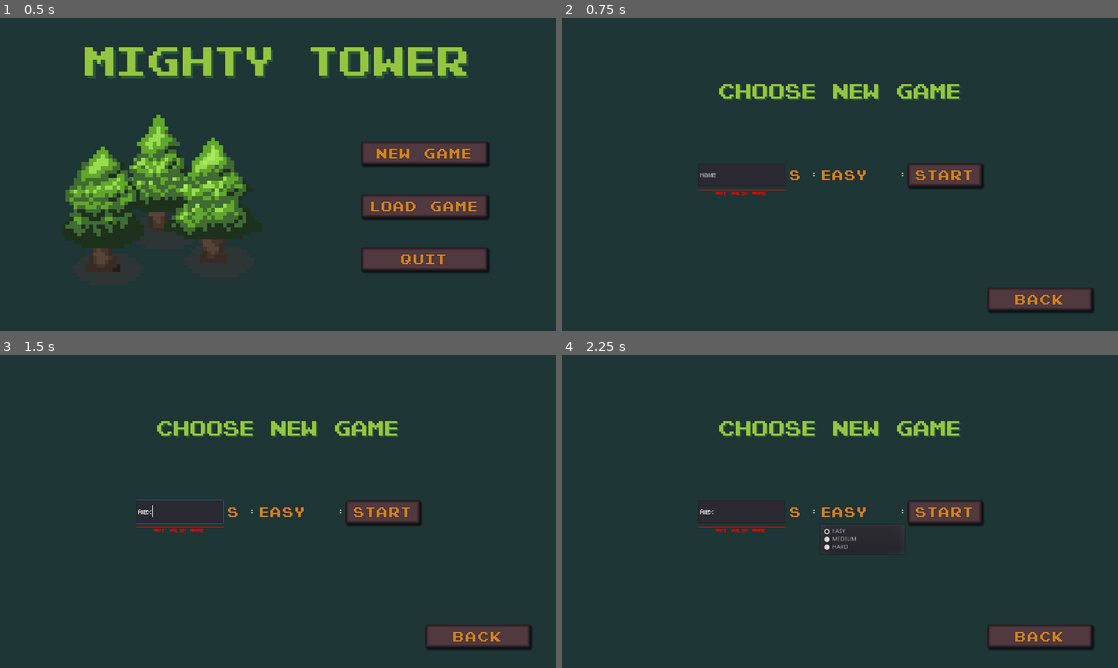
Above: before the commit, frames 1-4 (two rows, left to right).
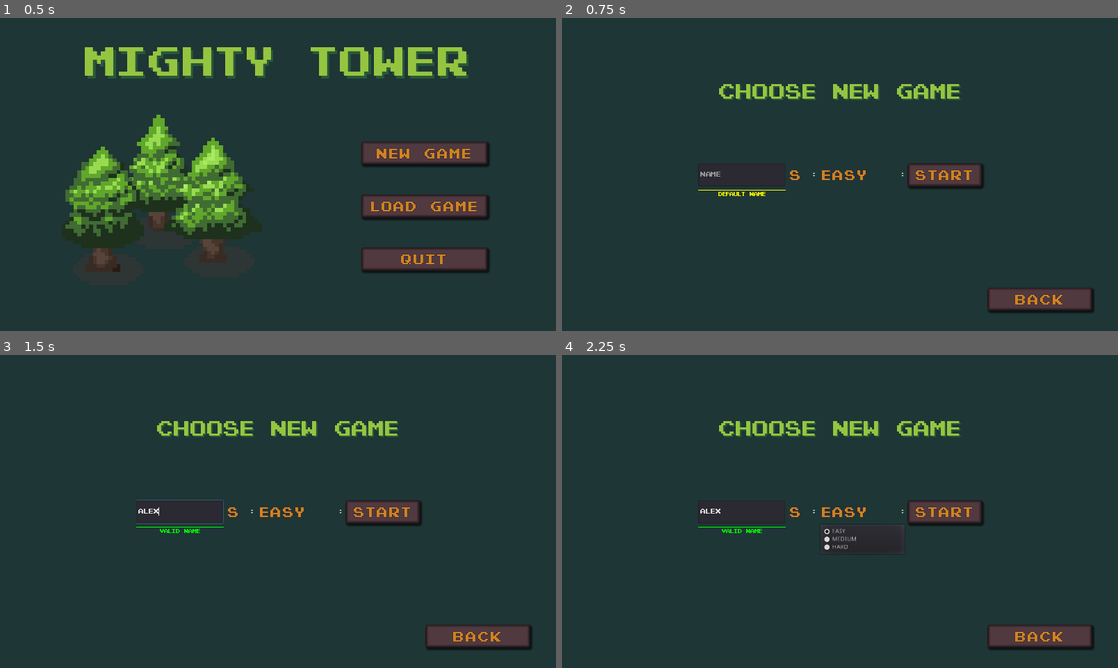
Above: after the commit, the same moments.

Repository: FilMer17/MightyTower
Game: Godot game, scene res://ui/menu/TitleMenu.tscn
The game is run twice, just before and just after one commit, with the same random seed, the same clock (stepped at 60 frames per second) and the same inputs. The engine's default icon, where the game draws it, is replaced by a stand-in: a white triangle on a blue panel in a dark square.
Inputs (mouse positions are in pixels of both pictures, inside the frame that each line leads up to):
- Up to frame 1 (0.5 s): no input
- Up to frame 2 (0.75 s): click "New Game" at 0.5 s
- Up to frame 3 (1.5 s): click (177, 511) at 1.27 s; type "Alex" at 1.35 s
- Up to frame 4 (2.25 s): click "EASY" at 2 s

Frame 1 is identical in both runs. In frame 2, 0.2% of the frame differs, in the area x 24-41%, y 49-57%; in frame 3, 0.2%, in the area x 24-41%, y 48-57%; in frame 4, 0.2%.

Commit message:
Design Menu new|load game menu + cube sprites buildings

Diff:
--- a/game/data/buildings/houses/SmallHouse.tscn
+++ b/game/data/buildings/houses/SmallHouse.tscn
@@ -2,7 +2,7 @@
 
 [ext_resource path="res://source/buildings/types/House.gd" type="Script" id=1]
 [ext_resource path="res://graphics/shader/BuildingHover.shader" type="Shader" id=2]
-[ext_resource path="res://graphics/buildings/residences/Wood.png" type="Texture" id=3]
+[ext_resource path="res://graphics/buildings/residences/Cube2.png" type="Texture" id=3]
 
 [sub_resource type="ShaderMaterial" id=1]
 shader = ExtResource( 2 )
@@ -39,6 +39,7 @@
 wait_time = 0.3
 
 [node name="Sprite" type="Sprite" parent="BuildingContainer"]
+self_modulate = Color( 0.639216, 0.407843, 0.270588, 1 )
 material = SubResource( 1 )
 texture = ExtResource( 3 )
 
--- a/game/data/buildings/makers/Fisherman.tscn
+++ b/game/data/buildings/makers/Fisherman.tscn
@@ -1,6 +1,6 @@
 [gd_scene load_steps=3 format=2]
 
-[ext_resource path="res://graphics/buildings/residences/Wood.png" type="Texture" id=1]
+[ext_resource path="res://graphics/buildings/residences/Cube2.png" type="Texture" id=1]
 [ext_resource path="res://source/buildings/types/Maker.gd" type="Script" id=2]
 
 [node name="Fisherman" type="StaticBody2D"]
@@ -28,6 +28,7 @@
 wait_time = 0.3
 
 [node name="Sprite" type="Sprite" parent="BuildingContainer"]
+modulate = Color( 0.796078, 0.454902, 0.670588, 1 )
 texture = ExtResource( 1 )
 
 [node name="GUIContainer" type="Node2D" parent="BuildingContainer"]
--- a/game/data/buildings/makers/StoneMaker.tscn
+++ b/game/data/buildings/makers/StoneMaker.tscn
@@ -1,6 +1,6 @@
 [gd_scene load_steps=3 format=2]
 
-[ext_resource path="res://graphics/interface/white.png" type="Texture" id=1]
+[ext_resource path="res://graphics/buildings/residences/Cube1.png" type="Texture" id=1]
 [ext_resource path="res://source/buildings/types/Maker.gd" type="Script" id=2]
 
 [node name="StoneMaker" type="StaticBody2D"]
@@ -26,8 +26,8 @@
 wait_time = 0.3
 
 [node name="Sprite" type="Sprite" parent="BuildingContainer"]
-position = Vector2( 0, 24 )
-scale = Vector2( 0.5, 0.5 )
+self_modulate = Color( 0.431373, 0.329412, 0.329412, 1 )
+position = Vector2( 0, 16 )
 texture = ExtResource( 1 )
 
 [node name="GUIContainer" type="Node2D" parent="BuildingContainer"]
--- a/game/data/buildings/makers/TreeMaker.tscn
+++ b/game/data/buildings/makers/TreeMaker.tscn
@@ -1,6 +1,6 @@
 [gd_scene load_steps=3 format=2]
 
-[ext_resource path="res://icon.png" type="Texture" id=1]
+[ext_resource path="res://graphics/buildings/residences/Cube1.png" type="Texture" id=1]
 [ext_resource path="res://source/buildings/types/Maker.gd" type="Script" id=2]
 
 [node name="TreeMaker" type="StaticBody2D"]
@@ -27,8 +27,8 @@
 wait_time = 0.3
 
 [node name="Sprite" type="Sprite" parent="BuildingContainer"]
-position = Vector2( 0, 24 )
-scale = Vector2( 0.125, 0.125 )
+self_modulate = Color( 0.184314, 0.607843, 0.239216, 1 )
+position = Vector2( 0, 16 )
 texture = ExtResource( 1 )
 
 [node name="GUIContainer" type="Node2D" parent="BuildingContainer"]
--- a/game/data/buildings/residences/Residence.tscn
+++ b/game/data/buildings/residences/Residence.tscn
@@ -1,7 +1,7 @@
 [gd_scene load_steps=7 format=2]
 
 [ext_resource path="res://source/buildings/types/Residence.gd" type="Script" id=1]
-[ext_resource path="res://graphics/buildings/residences/Wood.png" type="Texture" id=2]
+[ext_resource path="res://graphics/buildings/residences/Cube2.png" type="Texture" id=2]
 [ext_resource path="res://graphics/shader/BuildingHover.shader" type="Shader" id=3]
 [ext_resource path="res://graphics/interface/Light.png" type="Texture" id=4]
 
@@ -45,6 +45,7 @@
 wait_time = 0.3
 
 [node name="Sprite" type="Sprite" parent="BuildingContainer"]
+self_modulate = Color( 0.666667, 0.0470588, 0.0196078, 1 )
 material = SubResource( 1 )
 texture = ExtResource( 2 )
 
--- a/game/data/buildings/storages/FoodStorage.tscn
+++ b/game/data/buildings/storages/FoodStorage.tscn
@@ -1,7 +1,7 @@
 [gd_scene load_steps=5 format=2]
 
 [ext_resource path="res://source/buildings/types/Storage.gd" type="Script" id=1]
-[ext_resource path="res://graphics/terrain/Water.png" type="Texture" id=2]
+[ext_resource path="res://graphics/buildings/residences/Cube1.png" type="Texture" id=2]
 [ext_resource path="res://graphics/shader/BuildingHover.shader" type="Shader" id=3]
 
 [sub_resource type="ShaderMaterial" id=1]
@@ -37,6 +37,7 @@
 wait_time = 0.3
 
 [node name="Sprite" type="Sprite" parent="BuildingContainer"]
+self_modulate = Color( 0, 0.882353, 1, 1 )
 material = SubResource( 1 )
 texture = ExtResource( 2 )
 
--- a/game/data/buildings/storages/MaterialStorage.tscn
+++ b/game/data/buildings/storages/MaterialStorage.tscn
@@ -1,7 +1,7 @@
 [gd_scene load_steps=3 format=2]
 
 [ext_resource path="res://source/buildings/types/Storage.gd" type="Script" id=1]
-[ext_resource path="res://graphics/terrain/Stone.png" type="Texture" id=2]
+[ext_resource path="res://graphics/buildings/residences/Cube1.png" type="Texture" id=2]
 
 [node name="MaterialStorage" type="StaticBody2D"]
 script = ExtResource( 1 )
@@ -28,6 +28,7 @@
 wait_time = 0.3
 
 [node name="Sprite" type="Sprite" parent="BuildingContainer"]
+self_modulate = Color( 0.470588, 0.470588, 0.470588, 1 )
 texture = ExtResource( 2 )
 
 [node name="GUIContainer" type="Node2D" parent="BuildingContainer"]
--- a/game/data/buildings/towers/SmallTower.tscn
+++ b/game/data/buildings/towers/SmallTower.tscn
@@ -2,7 +2,7 @@
 
 [ext_resource path="res://source/buildings/types/Tower.gd" type="Script" id=1]
 [ext_resource path="res://graphics/interface/Light.png" type="Texture" id=2]
-[ext_resource path="res://graphics/interface/white.png" type="Texture" id=3]
+[ext_resource path="res://graphics/buildings/residences/Cube1.png" type="Texture" id=3]
 
 [sub_resource type="CapsuleShape2D" id=1]
 radius = 72.0
@@ -32,8 +32,9 @@
 wait_time = 0.3
 
 [node name="Sprite" type="Sprite" parent="BuildingContainer"]
+self_modulate = Color( 0.0431373, 0.12549, 0.34902, 1 )
 position = Vector2( 0, -8 )
-scale = Vector2( 0.5, 2 )
+scale = Vector2( 1, 1.5 )
 texture = ExtResource( 3 )
 
 [node name="GUIContainer" type="Node2D" parent="BuildingContainer"]
--- a/game/data/buildings/workers/Lumberjack.tscn
+++ b/game/data/buildings/workers/Lumberjack.tscn
@@ -2,7 +2,7 @@
 
 [ext_resource path="res://graphics/shader/BuildingHover.shader" type="Shader" id=1]
 [ext_resource path="res://source/buildings/types/Worker.gd" type="Script" id=2]
-[ext_resource path="res://icon.png" type="Texture" id=3]
+[ext_resource path="res://graphics/buildings/residences/Cube2.png" type="Texture" id=3]
 
 [sub_resource type="ShaderMaterial" id=1]
 shader = ExtResource( 1 )
@@ -43,10 +43,8 @@
 wait_time = 0.3
 
 [node name="Sprite" type="Sprite" parent="BuildingContainer"]
+self_modulate = Color( 0.917647, 0.819608, 0.427451, 1 )
 material = SubResource( 1 )
-position = Vector2( 0, 7 )
-rotation = 0.785398
-scale = Vector2( 0.4, 0.4 )
 texture = ExtResource( 3 )
 
 [node name="GUIContainer" type="Node2D" parent="BuildingContainer"]
--- a/game/data/buildings/workers/Stoneminer.tscn
+++ b/game/data/buildings/workers/Stoneminer.tscn
@@ -1,6 +1,6 @@
 [gd_scene load_steps=6 format=2]
 
-[ext_resource path="res://icon.png" type="Texture" id=1]
+[ext_resource path="res://graphics/buildings/residences/Cube2.png" type="Texture" id=1]
 [ext_resource path="res://graphics/shader/BuildingHover.shader" type="Shader" id=2]
 [ext_resource path="res://source/buildings/types/Worker.gd" type="Script" id=3]
 
@@ -45,10 +45,8 @@
 wait_time = 0.3
 
 [node name="Sprite" type="Sprite" parent="BuildingContainer"]
+self_modulate = Color( 0.443137, 0.305882, 0.596078, 1 )
 material = SubResource( 1 )
-position = Vector2( 0, 8 )
-rotation = -0.785398
-scale = Vector2( 0.375, 0.375 )
 texture = ExtResource( 1 )
 
 [node name="GUIContainer" type="Node2D" parent="BuildingContainer"]
--- a/game/source/buildings/types/Tower.gd
+++ b/game/source/buildings/types/Tower.gd
@@ -22,6 +22,9 @@
 
 	if is_loaded and is_built:
 		people_in = buildings.data[position].people_in
+		if people_in == capacity:
+			area_zone.disabled = false
+			light.visible = true
 	else:
 		buildings.data[position]["people_in"] = people_in
 
--- a/game/source/buildings/types/Worker.gd
+++ b/game/source/buildings/types/Worker.gd
@@ -19,6 +19,8 @@
 func _ready() -> void:
 	if is_loaded and is_built:
 		people_in = buildings.data[position].people_in
+		if people_in == capacity:
+			ready_help = true
 	else:
 		buildings.data[position]["people_in"] = people_in
 
--- a/game/ui/menu/NewGameMenu.gd
+++ b/game/ui/menu/NewGameMenu.gd
@@ -1,6 +1,30 @@
 extends Control
 
 onready var validator := $Validator
+onready var play_button := $HBoxContainer/Play
+
+var world_names: Array = []
+
+func _ready() -> void:
+	change_validator_data("default")
+
+	for world_name in GlobalData.worlds:
+		world_names.append(world_name)
+
+func change_validator_data(option: String):
+	match option:
+		"valid":
+			validator.set("self_modulate", Color("#00ff00"))
+			validator.text = "Valid name"
+			play_button.disabled = false
+		"duplicate":
+			validator.set("self_modulate", Color("#ff0000"))
+			validator.text = "Already used name"
+			play_button.disabled = true
+		"default":
+			validator.set("self_modulate", Color("#ffff00"))
+			validator.text = "Default name"
+			play_button.disabled = false
 
 func _on_Play_pressed():
 	var w_data = GlobalData.world_data
@@ -30,6 +54,18 @@
 func _on_Back_pressed():
 	Scene.change("TitleScreen")
 
+func _on_Name_text_changed(new_text):
+	if new_text == "":
+		change_validator_data("default")
+		return
 
-func _on_Name_text_changed(_new_text):
-	pass # Replace with function body.
+	if world_names.empty():
+		change_validator_data("valid")
+		return
+
+	for w_name in world_names:
+		if new_text == w_name:
+			change_validator_data("duplicate")
+			return
+		else:
+			change_validator_data("valid")
--- a/game/ui/menu/NewGameMenu.tscn
+++ b/game/ui/menu/NewGameMenu.tscn
@@ -1,22 +1,16 @@
-[gd_scene load_steps=8 format=2]
+[gd_scene load_steps=6 format=2]
 
 [ext_resource path="res://graphics/theme/Menu.theme" type="Theme" id=1]
-[ext_resource path="res://graphics/font/Pixeled.ttf" type="DynamicFontData" id=2]
 [ext_resource path="res://ui/menu/NewGameMenu.gd" type="Script" id=3]
 [ext_resource path="res://graphics/font/PixelFont.ttf" type="DynamicFontData" id=4]
 
 [sub_resource type="StyleBoxLine" id=1]
-color = Color( 1, 0, 0, 1 )
+color = Color( 1, 1, 1, 1 )
 thickness = 2
 
 [sub_resource type="DynamicFont" id=2]
-size = 12
+size = 13
 font_data = ExtResource( 4 )
-
-[sub_resource type="DynamicFont" id=3]
-size = 10
-extra_spacing_top = -1
-font_data = ExtResource( 2 )
 
 [node name="NewGameMenu" type="Control"]
 anchor_right = 1.0
@@ -56,7 +50,7 @@
 margin_bottom = 410.0
 custom_styles/normal = SubResource( 1 )
 custom_fonts/font = SubResource( 2 )
-custom_colors/font_color = Color( 1, 0, 0, 1 )
+custom_colors/font_color = Color( 1, 1, 1, 1 )
 custom_colors/font_color_shadow = Color( 0, 0, 0, 0 )
 text = "Not valid name"
 align = 1
@@ -82,7 +76,6 @@
 margin_right = 200.0
 margin_bottom = 53.0
 rect_min_size = Vector2( 200, 0 )
-custom_fonts/font = SubResource( 3 )
 placeholder_text = "name"
 
 [node name="Size" type="OptionButton" parent="HBoxContainer"]
Binary file added: game/graphics/buildings/residences/Cube1.png
Not shown, added: game/graphics/buildings/residences/Cube1.png.import
Binary file added: game/graphics/buildings/residences/Cube2.png
Not shown, added: game/graphics/buildings/residences/Cube2.png.import
Binary file changed: game/graphics/theme/Menu.theme
